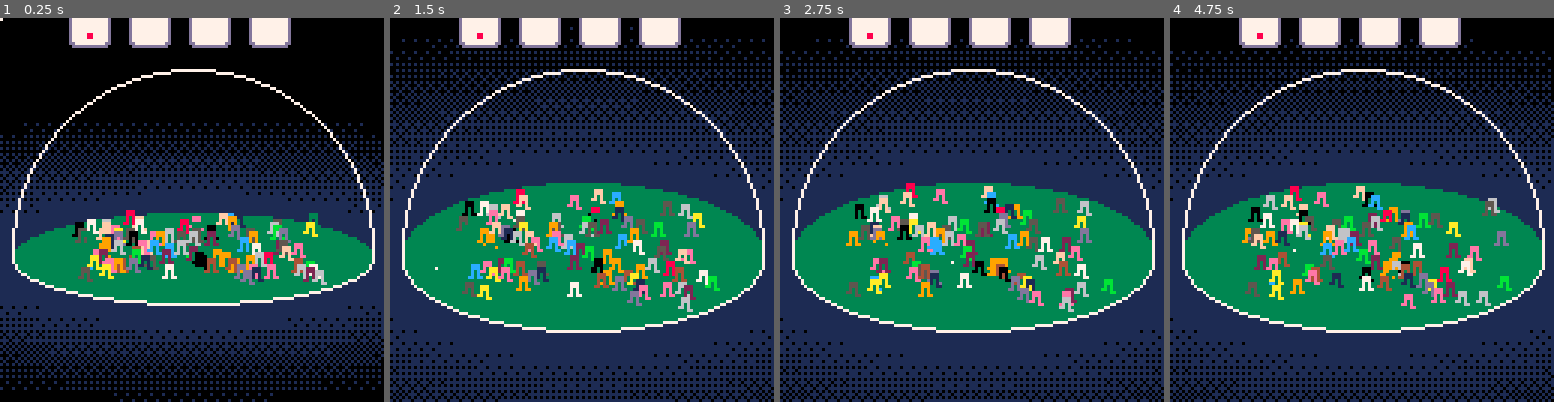
Above: before the commit, frames 1-4 (left to right).
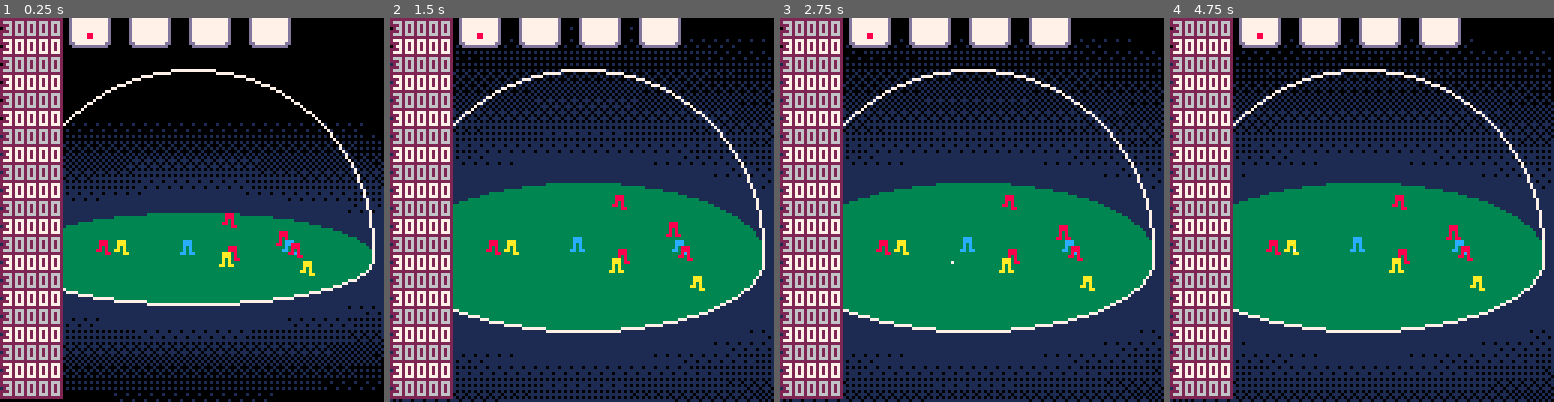
Above: after the commit, the same moments.

Repository: samuelhpratt/ggj2025
Game: PICO-8 cartridge game.p8
Same seed, same stepped clock (60 frames per second), same inputs: the game is played once before the commit and once after it.
Inputs (mouse positions are in pixels of both pictures, inside the frame that each line leads up to):
- Up to frame 1 (0.25 s): no input
- Up to frame 2 (1.5 s): click (670, 121) at 0.67 s; click (436, 267) at 1.22 s
- Up to frame 3 (2.75 s): click (887, 114) at 1.77 s; click (952, 259) at 2.32 s
- Up to frame 4 (4.75 s): click (1404, 106) at 2.87 s; click (1465, 256) at 3.42 s; click (1231, 102) at 3.97 s; click (1292, 248) at 4.52 s

The runs differ from the first frame. In frame 1, 22% of the frame differs, in the area x 0-86%, y 0-100%; in frame 2, 23%; in frame 3, 23%; in frame 4, 23%.

Commit message:
weighted move for food working

Diff:
--- a/main.lua
+++ b/main.lua
@@ -15,7 +15,7 @@
     mouseDown = not mouseHeld and stat(34) > 0 -- true on the first frame the mouse is pressed
     mouseUp = mouseHeld and stat(34) == 0 -- true on the first frame the mouse is pressed
     mouseHeld = stat(34) > 0 -- true if the mouse button is held
-    updatePeople()
+    --updatePeople()
     updateObjects()
     updateUI()
 end
--- a/objects.lua
+++ b/objects.lua
@@ -2,13 +2,15 @@
 -- 0, 0, 0 is the center of the dome
 objects = {}
 
+--making public so can use as dictionary in my peoples code
+objectSprites = {
+    food = 1,
+    person = 2,
+    toy = 3,
+    hat = 4
+}
+
 function drawObjects()
-    local objectSprites = {
-        food = 1,
-        person = 2,
-        toy = 3,
-        hat = 4
-    }
 
     local objectExistingColors = {
         food = nil,
@@ -75,6 +77,12 @@
         return 64 + self.x, domeY + self.y * domeAngle - self.z * (1 - domeAngle)
     end
 
+    object.distanceToObject = function(self, object)
+        local dx = self.x - object.x
+        local dy = self.y - object.y
+        return sqrt(dx ^ 2 + dy ^ 2)
+    end
+
     add(objects, object)
     return object
 end
--- a/people.lua
+++ b/people.lua
@@ -1,10 +1,10 @@
-nPeople = 100
-peopleSpeed = 1
+nPeople = 10
+peopleSpeed = 5
 
 function spawnPerson(x, y, z)
     local person = spawnObject(x, y, z)
     person.sprite = flr(rnd(2)) + 2
-    person.color = flr(rnd(16))
+    person.color = flr(rnd({8,10,12}))
     -- add any other person-specific parameters here!
 
     function person.draw(self)
@@ -17,7 +17,8 @@
 
     function person.update(self)
         -- add person-specific update logic here
-        randomMove(self)
+        --randomMove(self)
+        weightedMove(self)
 
         self:updatePhysics()
     end
@@ -27,19 +28,55 @@
     spawnPerson(rnd(80) - 40, rnd(80) - 40, 0)
 end
 
-function updatePeople()
-    for i = 1, #objects do
-        if objects[i].type == "person" then
-            randomMove(objects[i])
-        else
-            --do nothing
+--helpers
+
+
+
+function distanceToObject(objectA, objectB)
+    local dx = objectA.x - objectB.x
+    local dy = objectA.y - objectB.y
+    return sqrt(dx ^ 2 + dy ^ 2)
+end
+
+
+
+function weightedMove(person)
+
+    local closestFood = {x=999, y=999}
+    local shortestDistance = 30000
+    local foodExists = false
+    local dist = 0
+
+    local foodForcePower = 0.01
+
+
+
+    for object in all(objects) do
+        if object.sprite == objectSprites.food then
+            foodExists = true
+            dist = distanceToObject(person, object)
+            if dist < shortestDistance then
+                closestFood = object
+                shortestDistance = dist
+            end
         end
     end
+
+    log(shortestDistance)
+
+    if foodExists then
+        local finalForce = {(person.x - closestFood.x) * foodForcePower, (person.y - closestFood.y) * foodForcePower}
+        person.dx = -finalForce[1]
+        person.dy = -finalForce[2]
+    else
+        --do nothing
+    end
+
+
 end
 
 function randomMove(object)
+    -- random numbers: -1 to 1 scaled by speed
     object.dx = (rnd(2) - 1) * peopleSpeed
-    -- random number: -1 to 1 scaled by speed
     object.dy = (rnd(2) - 1) * peopleSpeed
-    -- random number: -1 to 1 scaled by speed
 end
